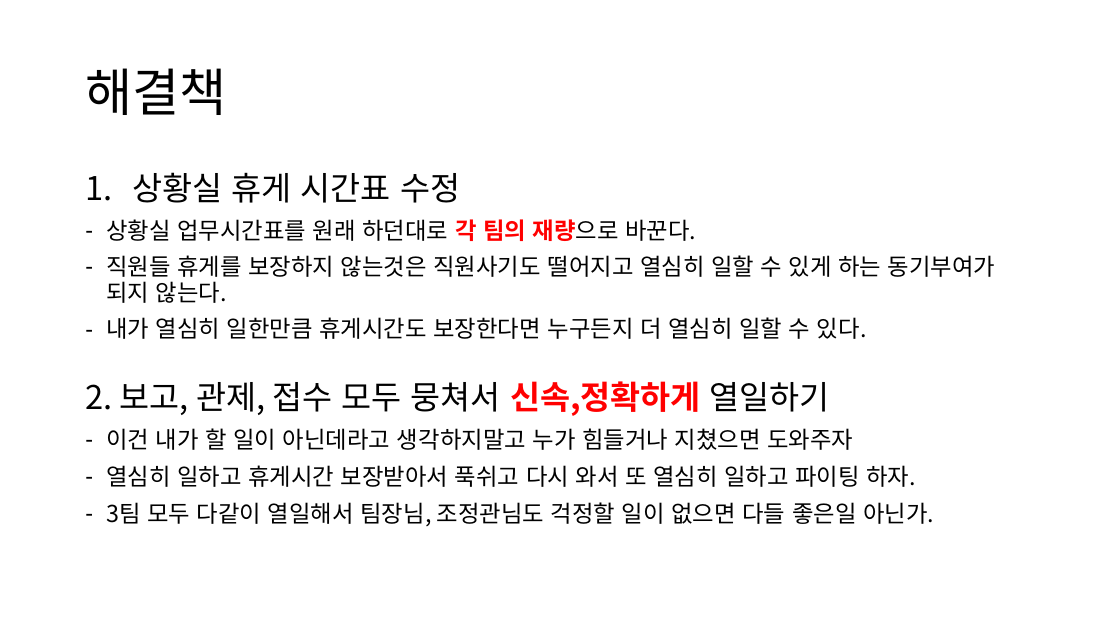
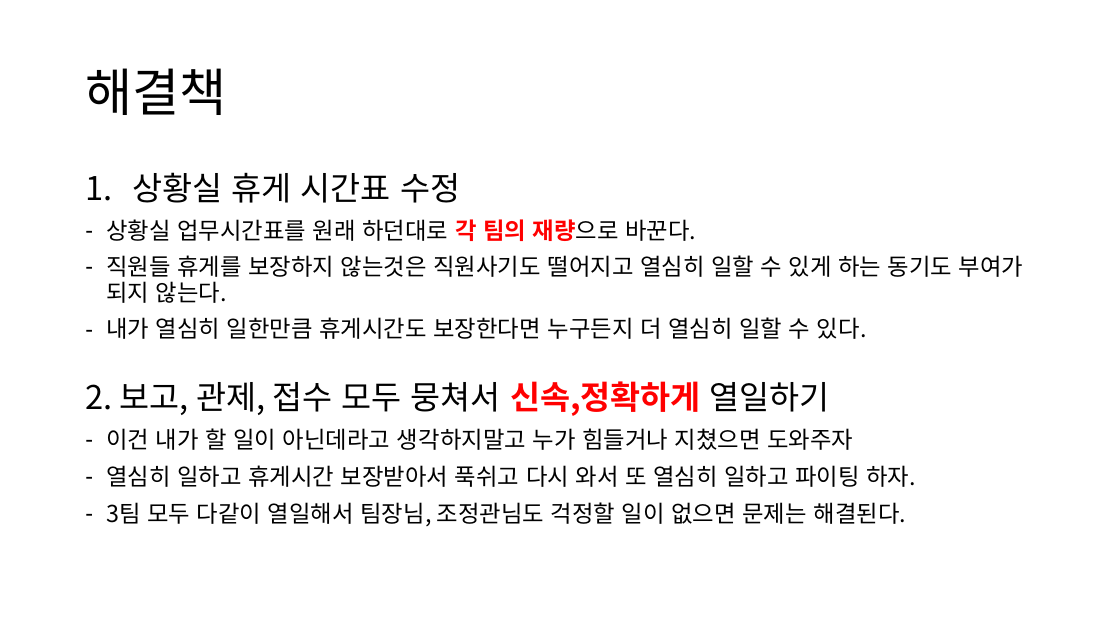
Before and after one commit to Chunopark/fire1, a slide deck: slide 6 of 3팀 상황실 전술.pptx (slide 5 before the commit). Drawn at 1120x630 pixels with LibreOffice and Linux fonts; fonts in the diff are those of the drawing. Boxes give left, top, right and bottom in pixels: in the first picture for what was removed or moved away, otherwise in the second. Text is boxed around its words. In the diff, an @@ line names an element or a change of style, - is before the commit and + after.

```diff
--- a/3팀 상황실 전술.pptx
+++ b/3팀 상황실 전술.pptx
@@ text at <box>106,255,1023,303</box>: text changed @@
-– 직원들 휴게를 보장하지 않는것은 직원사기도 떨어지고 열심히 일할 수 있게 하는 동기부여가 되지 않는다.
+– 직원들 휴게를 보장하지 않는것은 직원사기도 떨어지고 열심히 일할 수 있게 하는 동기도 부여가 되지 않는다.
@@ text at <box>106,502,907,526</box>: text changed @@
-– 3팀 모두 다같이 열일해서 팀장님, 조정관님도 걱정할 일이 없으면 다들 좋은일 아닌가.
+– 3팀 모두 다같이 열일해서 팀장님, 조정관님도 걱정할 일이 없으면 문제는 해결된다.
```
Also in this commit, not shown: 7 other slides changed, 1 slide added.
